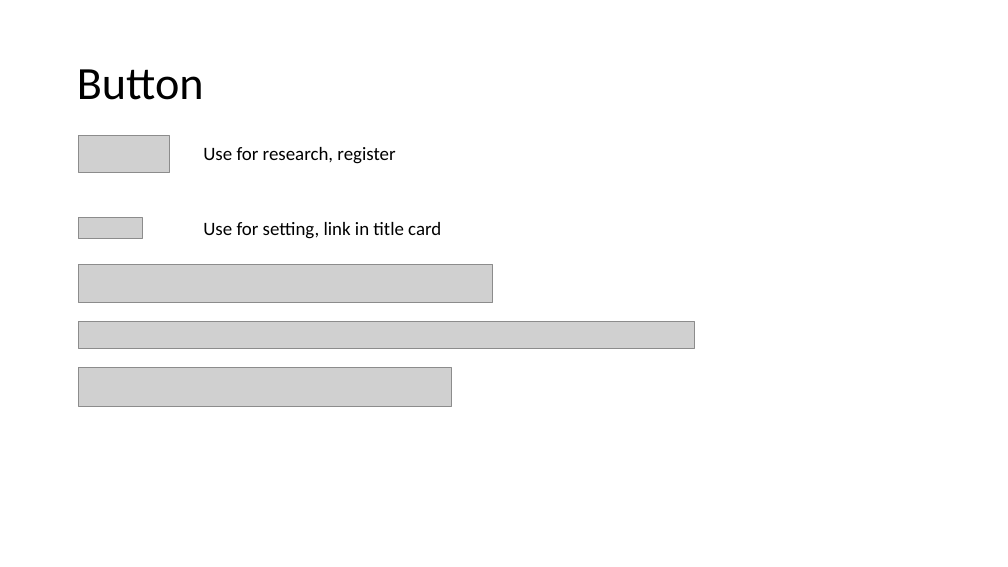
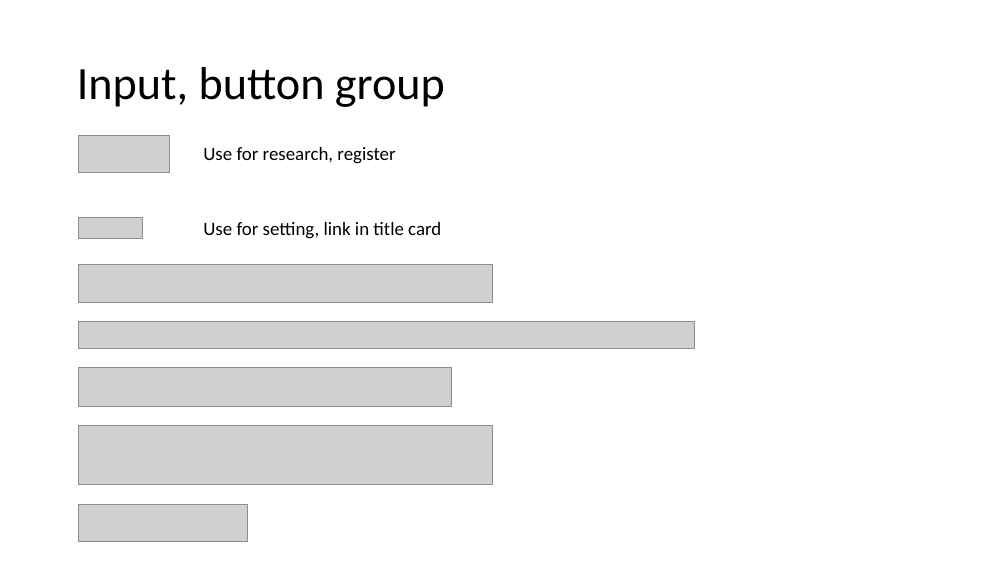
Before and after one commit to nguyenthingoctran/tailieu, a slide deck: slide 2 of UI-UX/UI UX for growme/component.pptx. Drawn at 1008x567 pixels with LibreOffice and Linux fonts; fonts in the diff are those of the drawing; grey boxes stand for pictures. Boxes give left, top, right and bottom in pixels: in the first picture for what was removed or moved away, otherwise in the second. Text is boxed around its words. In the diff, an @@ line names an element or a change of style, - is before the commit and + after.

```diff
--- a/UI-UX/UI UX for growme/component.pptx
+++ b/UI-UX/UI UX for growme/component.pptx
@@ title at (77, 67, 445, 107): text changed @@
-Button
+Input, button group
@@ picture added at (79, 426, 493, 485) @@
@@ picture added at (79, 504, 248, 541) @@
```
Also in this commit, not shown: 1 other slide changed, 2 other files.
